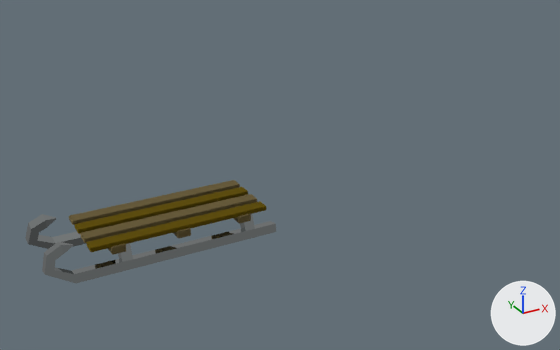
Before and after pictures for a commit that changed the glTF model assets/sled.glb.
Both versions are drawn from a 50 mm lens placed at (-9.98, -13.46, 7.7), pointed at (-2.24, 0.62, 0.66). The axes (+X, +Y, +Z) are drawn at lower right. The lights are the same throughout. Where no turn or scale is listed for an object, it has been applied to the vertices. Vertices at the same position are counted once.

Objects in the first picture: 'tree:pCube137_tree:silver___0', 'tree:pCube137_tree:wood_0', 'tree:pCube137_tree:wood_2_0'.
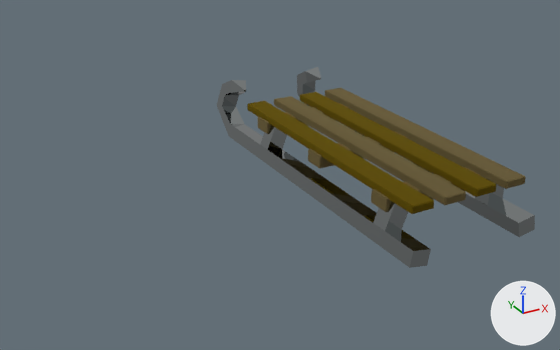
Commit message: added sled model

What differs and where, as boxes [x1, y1, x2, y2] in the pictures (560 x 350 px; the box of a moved part takes in the faces that stretch with it):
'tree:pCube137_tree:silver___0', reshaped, moved, turned: before [25, 214, 276, 283]; after [217, 67, 535, 268]
'tree:pCube137_tree:wood_0', deleted: before [69, 180, 257, 255]
'tree:pCube137_tree:wood_2_0', deleted: before [75, 187, 266, 252]
part 1 of me_tree_pcube137_tree_silver___0, moved or reshaped: before [25, 214, 87, 249]; after [297, 67, 535, 237]
part 2 of me_tree_pcube137_tree_silver___0, moved or reshaped (not visible before): after [475, 184, 504, 206]
part 3 of me_tree_pcube137_tree_silver___0, moved or reshaped: before [42, 221, 276, 283]; after [217, 80, 431, 268]
part 4 of me_tree_pcube137_tree_silver___0, moved or reshaped: before [118, 243, 133, 262]; after [373, 201, 408, 231]
part 5 of me_tree_pcube137_tree_silver___0, moved or reshaped: before [240, 214, 255, 231]; after [260, 125, 287, 150]
part 6 of me_tree_pcube137_tree_silver___0, added: after [308, 131, 408, 168]
part 7 of me_tree_pcube137_tree_silver___0, added: after [325, 88, 526, 189]
part 8 of me_tree_pcube137_tree_silver___0, added: after [274, 96, 466, 205]
part 9 of me_tree_pcube137_tree_silver___0, added: after [371, 167, 482, 212]
part 10 of me_tree_pcube137_tree_silver___0, added: after [258, 102, 349, 134]
part 11 of me_tree_pcube137_tree_silver___0, added: after [247, 101, 434, 214]
part 12 of me_tree_pcube137_tree_silver___0, added: after [300, 92, 496, 197]

What the commit changed:
me_tree_pcube137_tree_silver___0 is used by ob_tree_pcube137_tree_silver___0; parent ob_tree_pcube137; location (0.0, 0.0, 0.0).
me_tree_pcube137_tree_silver___0 had 96 vertices, 168 faces and spanned x 6.53..15.49, y -11.66..-8.43, z 0.57..2.12.
me_tree_pcube137_tree_silver___0 now has 264 vertices, 476 faces and spans x -4.53..4.43, y -1.67..1.57, z -0.9..0.65.
me_tree_pcube137_tree_silver___0 part 1: the loose piece of 32 vertices spanning x 6.53..15.49, y -9.11..-8.43, z 0.57..2.12 is moved by (-11.06, 9.99, -1.47).
me_tree_pcube137_tree_silver___0 part 2: the loose piece of 8 vertices spanning x 9.25..9.65, y -8.91..-8.48, z 0.91..1.65 is moved by (-6.13, 9.99, -1.47).
me_tree_pcube137_tree_silver___0 part 3: the loose piece of 32 vertices spanning x 6.53..15.49, y -11.66..-10.98, z 0.57..2.12 is moved by (-11.06, 9.99, -1.47).
me_tree_pcube137_tree_silver___0 part 4: the loose piece of 8 vertices spanning x 9.25..9.65, y -11.6..-10.95, z 0.91..1.61 is moved by (-6.13, 9.99, -1.47).
me_tree_pcube137_tree_silver___0 part 5: the loose piece of 8 vertices spanning x 14.18..14.58, y -11.6..-10.95, z 0.91..1.61 is moved by (-15.99, 9.99, -1.47).
me_tree_pcube137_tree_silver___0 part 6: a new loose piece of 24 vertices spanning x 0.37..0.9, y -1.51..1.57, z -0.15..0.15, in mat_treewood (yellow #8e8057).
me_tree_pcube137_tree_silver___0 part 7: a new loose piece of 24 vertices spanning x -2.86..4.12, y 0.93..1.46, z 0.1..0.29, in mat_treewood (yellow #8e8057).
me_tree_pcube137_tree_silver___0 part 8: a new loose piece of 24 vertices spanning x -2.86..4.12, y -0.66..-0.13, z 0.1..0.29, in mat_treewood (yellow #8e8057).
me_tree_pcube137_tree_silver___0 part 9: a new loose piece of 24 vertices spanning x 2.87..3.4, y -1.51..1.57, z -0.15..0.15, in mat_treewood (yellow #8e8057).
me_tree_pcube137_tree_silver___0 part 10: a new loose piece of 24 vertices spanning x -2.14..-1.61, y -1.51..1.57, z -0.15..0.15, in mat_treewood (yellow #8e8057).
me_tree_pcube137_tree_silver___0 part 11: a new loose piece of 24 vertices spanning x -2.86..4.12, y -1.45..-0.92, z 0.1..0.29, in mat_treewood_2 (yellow #837017).
me_tree_pcube137_tree_silver___0 part 12: a new loose piece of 24 vertices spanning x -2.86..4.12, y 0.13..0.66, z 0.1..0.29, in mat_treewood_2 (yellow #837017).
me_tree_pcube137_tree_silver___0 now uses material mat_treewood (yellow #8e8057).
me_tree_pcube137_tree_silver___0 now uses material mat_treewood_2 (yellow #837017).
In object 'tree:pCube137_tree:silver___0' (ob_tree_pcube137_tree_silver___0), parent is no longer ob_tree_pcube137.
Object 'tree:pCube137_tree:silver___0' (ob_tree_pcube137_tree_silver___0) moves from (0.0, 0.0, 0.0) to (0.0, 1.0, 1.0).
Object 'tree:pCube137_tree:silver___0' (ob_tree_pcube137_tree_silver___0) turns from (0, 0, 0) to (0, 0, -90) degrees about x, y and z.
Object 'tree:pCube137_tree:wood_0' (ob_tree_pcube137_tree_wood_0) is deleted.
Object 'tree:pCube137_tree:wood_2_0' (ob_tree_pcube137_tree_wood_2_0) is deleted.
